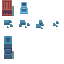
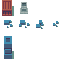
Before/after of a 64×64 layered artwork. What changed in the layer stack:
painted on "Torch" over [20, 2, 28, 14]
painted on "Pillar" over [20, 2, 28, 14]
painted on "Rocks" over [20, 2, 28, 14]
